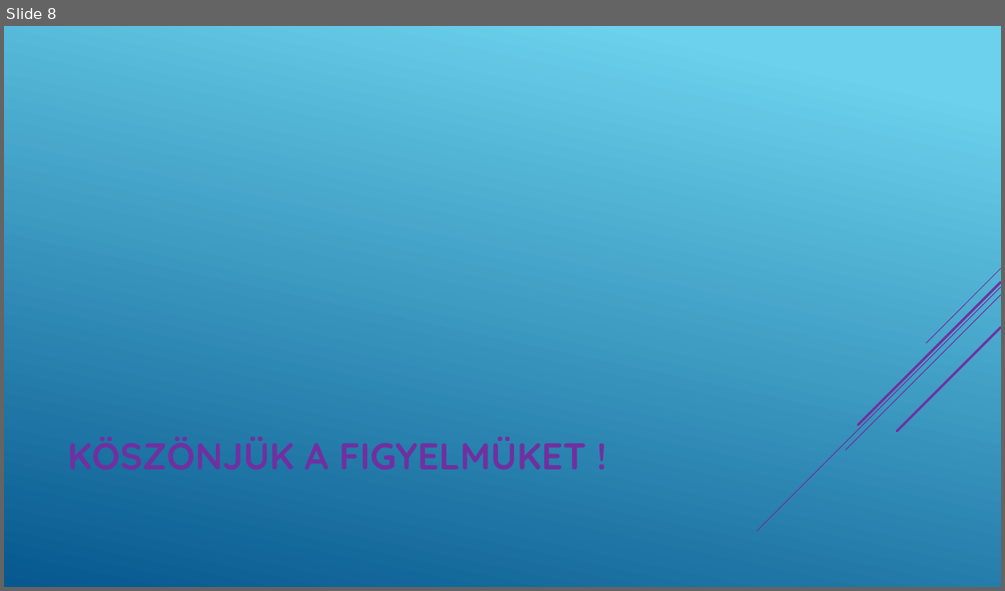
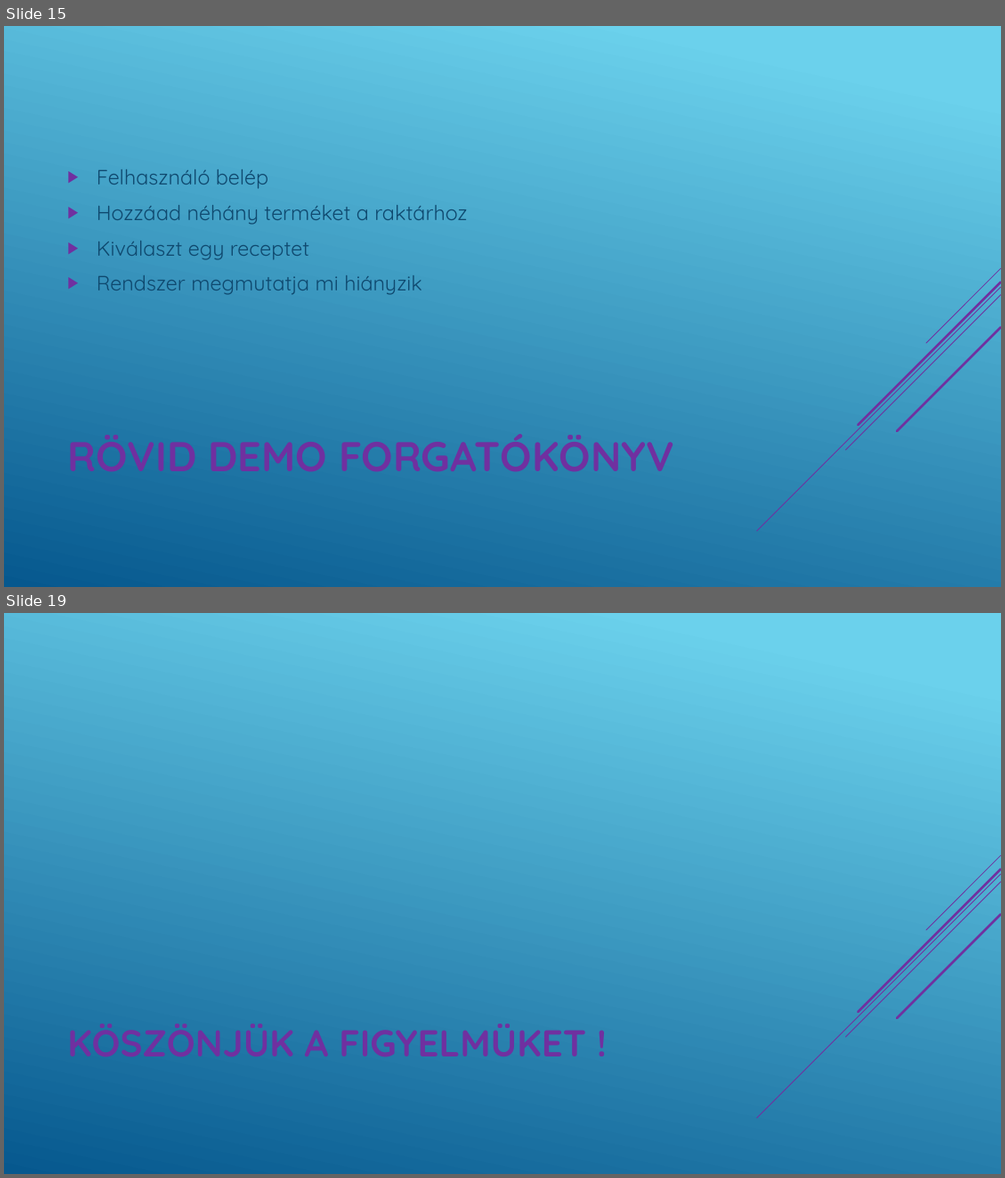
Before and after one commit to SutusRobert/13.S2_6_vizsgaelemek, a slide deck: PPT/Magic Fridge.pptx. Shown one above the other, each under a label of ours: slide 8 before the commit, slides 15 and 19 after it; the slides between them are not shown. The pictures are 1005x591 and 1005x1178 pixels, drawn with LibreOffice and Linux fonts; fonts in the diff are those of the drawing. Boxes give left, top, right and bottom in pixels: in the first picture for what was removed or moved away, otherwise in the second. Text is boxed around its words. In the diff, an @@ line names an element or a change of style, - is before the commit and + after.

```diff
--- a/PPT/Magic Fridge.pptx
+++ b/PPT/Magic Fridge.pptx
@@ slide 15 added at bbox=[4, 26, 1001, 587], background gradient #6ED2EB to #06588E; not listed: 5 template elements that a slide beside it also shows @@
@@ text added at bbox=[97, 169, 467, 295], 20 pt, text #0F496F @@
+▶ Felhasználó belép
+▶ Hozzáad néhány terméket a raktárhoz
+▶ Kiválaszt egy receptet
+▶ Rendszer megmutatja mi hiányzik
@@ title added at bbox=[339, 434, 674, 471], 40 pt, text #7030A0, bold @@
+RÖVID DEMO FORGATÓKÖNYV
@@ what was slide 8 is now slide 19 @@
```
Also in this commit, not shown: 6 slides changed, 11 other slides added, 1 slide removed.
